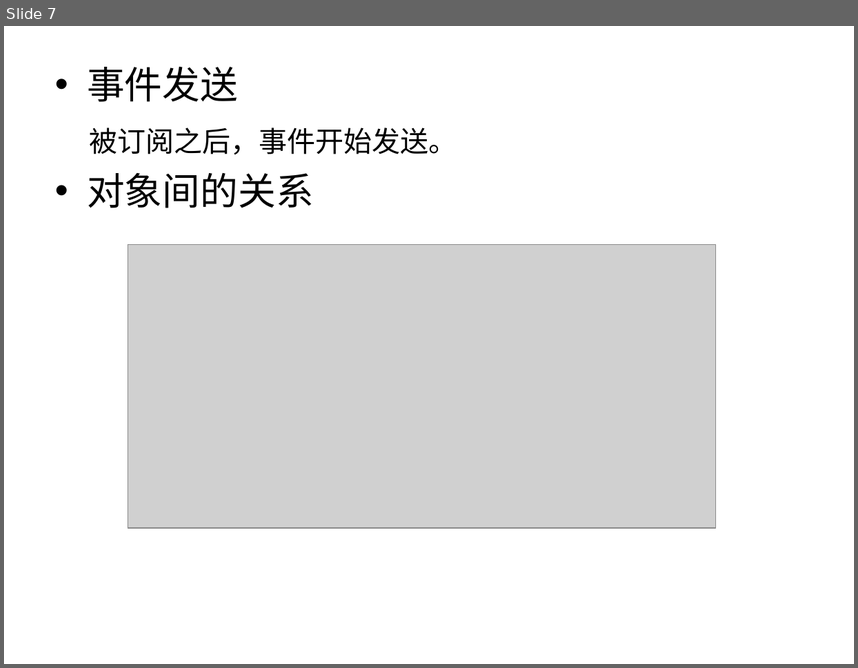
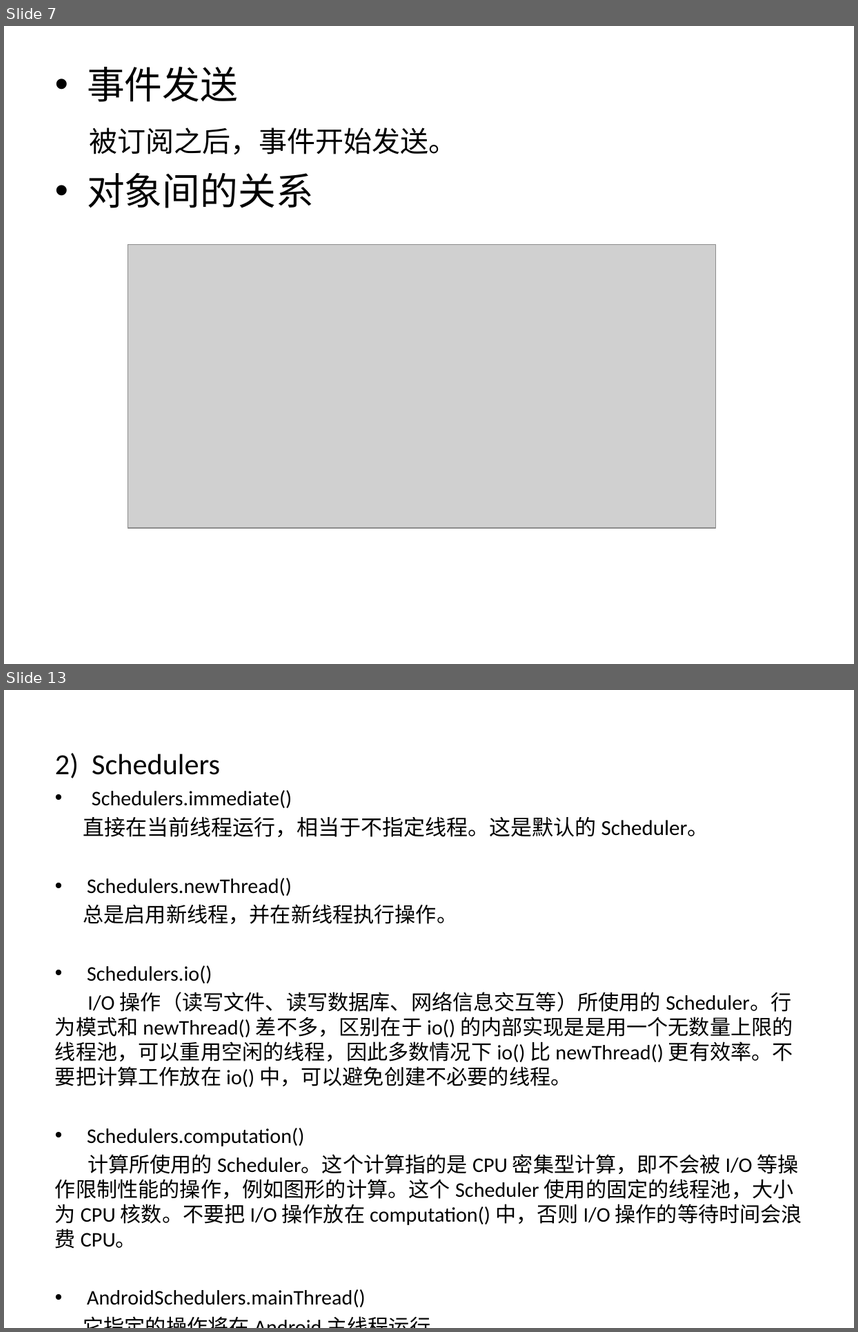
Before and after one commit to YongHuiLuo/TinyEasyView, a slide deck: RxJava 简介.pptx. Shown one above the other, each under a label of ours: slide 7 before the commit, slides 7 and 13 after it; the slides between them are not shown. The pictures are 858x668 and 858x1332 pixels, drawn with LibreOffice and Linux fonts; fonts in the diff are those of the drawing; grey boxes stand for pictures. Boxes give left, top, right and bottom in pixels: in the first picture for what was removed or moved away, otherwise in the second. Text is boxed around its words. In the diff, an @@ line names an element or a change of style, - is before the commit and + after.

Commit message:
scheduler multi example

```diff
--- a/RxJava 简介.pptx
+++ b/RxJava 简介.pptx
@@ slide 13 added at (4,690,854,1328), background #FFFFFF @@
@@ text added at (55,753,802,1248), 17.6 pt, text #000000 @@
+2) Schedulers
+• Schedulers.immediate()
+直接在当前线程运行，相当于不指定线程。这是默认的 Scheduler。
+• Schedulers.newThread()
+总是启用新线程，并在新线程执行操作。
+• Schedulers.io()
+I/O 操作（读写文件、读写数据库、网络信息交互等）所使用的 Scheduler。行为模式和 newThread() 差不多，区别在于 io() 的内部实现是是用一个无数量上限的线程池，可以重用空闲的线程，因此多数情况下 io() 比 newThread() 更有效率。不要把计算工作放在 io() 中，可以避免创建不必要的线程。
+• Schedulers.computation()
+计算所使用的 Scheduler。这个计算指的是 CPU 密集型计算，即不会被 I/O 等操作限制性能的操作，例如图形的计算。这个 Scheduler 使用的固定的线程池，大小为 CPU 核数。不要把 I/O 操作放在 computation() 中，否则 I/O 操作的等待时间会浪费 CPU。
+• AndroidSchedulers.mainThread()
+它指定的操作将在 Android 主线程运行。
```
Also in this commit, not shown: 10 slides changed, 3 other slides added, 1 slide removed, 4 other files.
